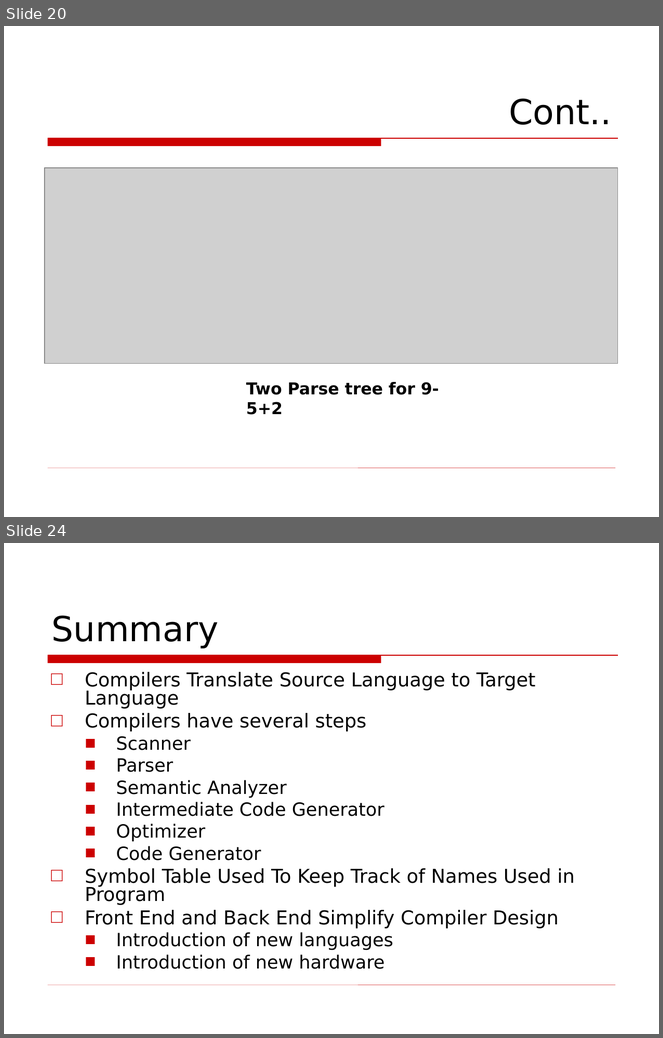
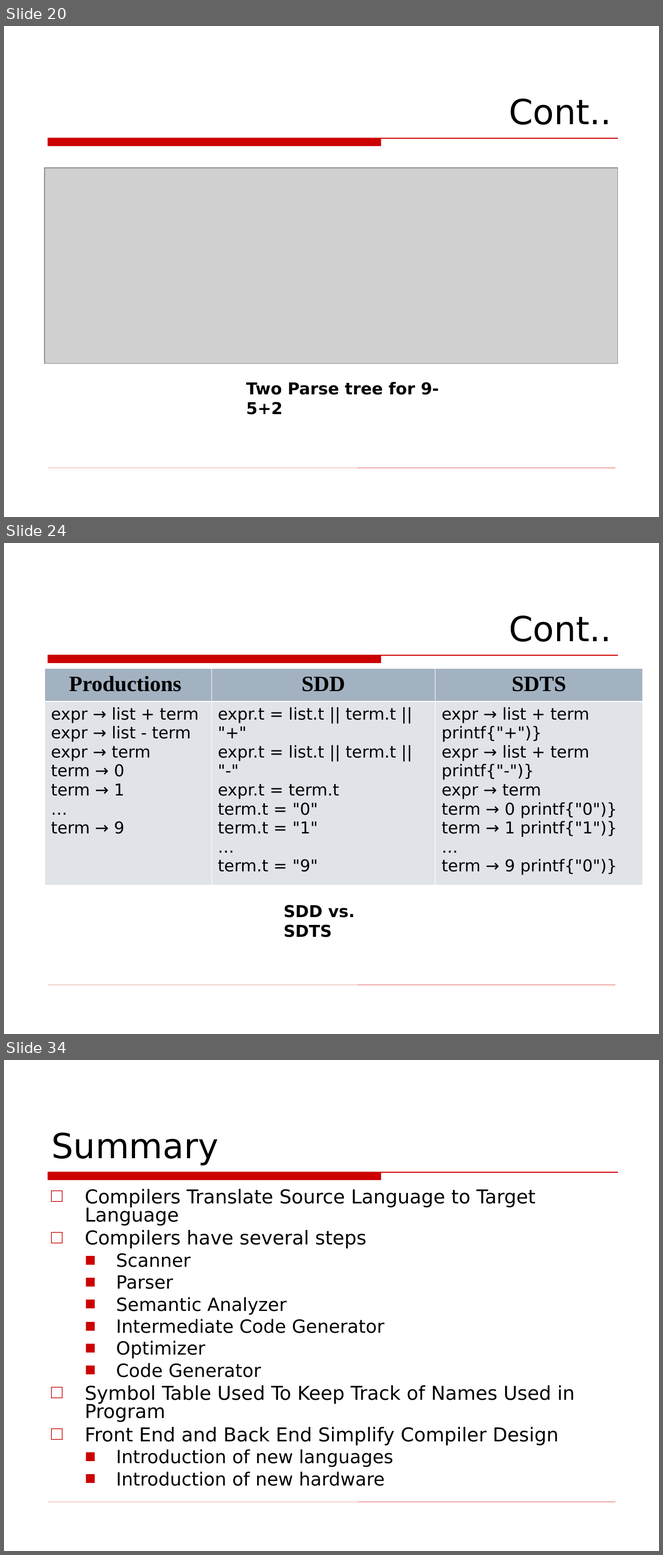
Before and after one commit to Fuuast-BSCS/Compiler-Construction, a slide deck: Compiler-02.ppt. Shown one above the other, each under a label of ours: slides 20 and 24 before the commit, slides 20, 24 and 34 after it; the slides between them are not shown. The pictures are 663x1038 and 663x1555 pixels, drawn with LibreOffice and Linux fonts; fonts in the diff are those of the drawing; grey boxes stand for pictures; background and template pictures are left out. Boxes give left, top, right and bottom in pixels: in the first picture for what was removed or moved away, otherwise in the second. Text is boxed around its words. In the diff, an @@ line names an element or a change of style, - is before the commit and + after.

```diff
--- a/Compiler-02.ppt
+++ b/Compiler-02.ppt
@@ slide 24 added at (4, 543, 659, 1034), background picture (left out); not listed: 2 template elements that a slide beside it also shows @@
@@ title added at (509, 615, 612, 642), 38 pt, text #000000 @@
+Cont..
@@ table added at (45, 669, 644, 885), 2 rows, 3 columns @@
+Productions | SDD | SDTS
+expr → list + term / expr → list - term / expr → term / term → 0 / term → 1 / … / term → 9 | expr.t = list.t || term.t || "+" / expr.t = list.t || term.t || "-" / expr.t = term.t / term.t = "0" / term.t = "1" / … / term.t = "9" | expr → list + term / printf{"+")} / expr → list + term printf{"-")} / expr → term / term → 0 printf{"0")} / term → 1 printf{"1")} / … / term → 9 printf{"0")}
@@ text added at (284, 905, 355, 938), 18 pt, text #000000, bold @@
+SDD vs. SDTS
@@ what was slide 24 is now slide 34 @@
```
Also in this commit, not shown: 2 slides changed, 12 other slides added, 3 slides removed.
